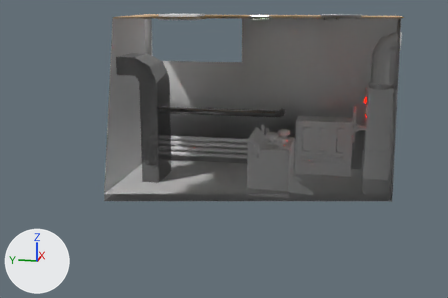
One commit to the FBX model Assets/Models/Room Handle/HandleRoom.fbx: the scene before it, then after it.
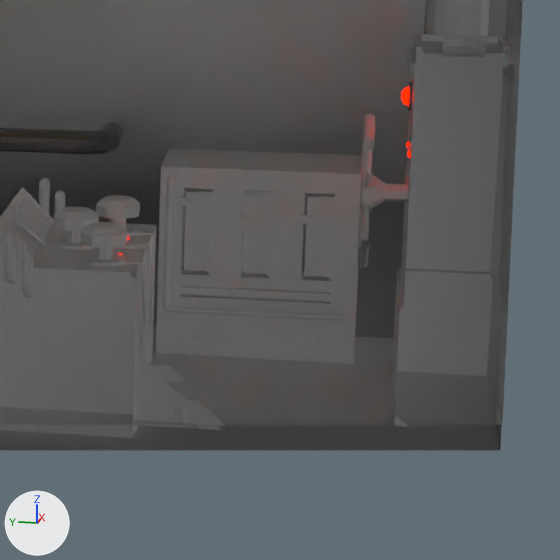
Each version is shown whole from a camera (50 mm lens) standing at (-11.88, -1.96, 4.1) and looking at (-0.29, 0.36, 1.2), then close up on the part from 56% to 91% of the width and 25% to 78% of the height. Arrows for +X, +Y and +Z are at lower left; the lights stay in place. Everything nearer to the camera than a plane just in front of the edit is cut away. Where no turn or scale is listed for an object, it has been applied to the vertices. Vertices at the same position are counted once.

The first close-up shows 'ButtonMachine.001', 'Cube', 'Cube.003', 'Cube.004', 'Cylinder', 'Cylinder.001', 'HandlerMachine', 'Kotwica', 'KotwicaMachine', 'button1', 'button1.001', 'button1.002'.
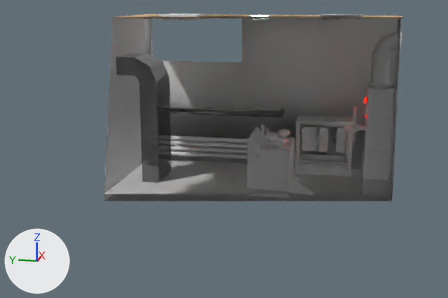
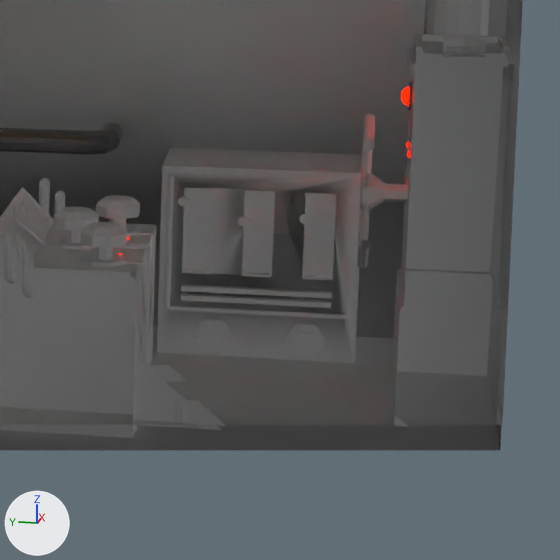
Where the newer file only moved an object's origin or applied its transform, the numbers keep the older frame.

Boxes [x1, y1, x2, y2] around the edits, measured in the close-ups (560 x 560 px; the box of a moved part takes in the faces that stretch with it):
'Cube.003', reshaped, moved, turned: before [156, 148, 362, 363]; after [157, 148, 362, 363]
part 1 of me_cube_005, moved or reshaped: before [179, 294, 330, 309]; after [181, 293, 331, 308]
part 2 of me_cube_005, moved or reshaped: before [180, 285, 331, 300]; after [181, 284, 332, 299]
part 3 of me_cube_005, moved or reshaped: before [163, 176, 349, 321]; after [164, 175, 350, 320]
part 4 of me_cube_005, rebuilt: before [156, 148, 362, 363]; after [157, 148, 362, 363]

The change, as a diff of the scene's bpy script:
```diff
--- a/Assets/Models/Room Handle/HandleRoom.fbx.py
+++ b/Assets/Models/Room Handle/HandleRoom.fbx.py
@@ me_cube_005 @@
 # used by ob_cube_003; location = (2.652, -1.471, 0.0); rotation_euler = (1.571, 0.0, -1.571), in degrees (90, 0, -90); scale = (0.01, 0.01, 0.01)
-me_cube_005.from_pydata(...)  # 510 vertices, 392 faces; spans x -65.0..67.5, y 0.0..130.0, z -32.5..38.4
+me_cube_005.from_pydata(...)  # 466 vertices, 378 faces; spans x -38.6..32.8, y 0.0..130.0, z -65.2..67.6
+# me_cube_005 part 1: the loose piece of 8 vertices spanning x -49.8..48.1, y 40.8..44.2, z 24.3..38.4 is turned -90.3 degrees about the y axis through the mesh origin
+# me_cube_005 part 2: the loose piece of 8 vertices spanning x -49.8..48.1, y 47.2..50.6, z 24.3..38.4 is turned -90.3 degrees about the y axis through the mesh origin
+# me_cube_005 part 3: the loose piece of 144 vertices spanning x -60.8..60.7, y 32.1..125.1, z 30.7..35.9 is turned -90.3 degrees about the y axis through the mesh origin
+# me_cube_005 part 4: the loose piece of 134 vertices spanning x -65.0..67.5, y 0.0..130.0, z -32.5..35.9 is rebuilt with 90 vertices and now spans x -35.9..32.8, y 0.0..130.0, z -65.2..67.6
@@ ob_cube_003 @@
 ob_cube_003 = bpy.data.objects.new('Cube.003', me_cube_005)
-ob_cube_003.location = (2.652, -1.471, 0.0)
-ob_cube_003.rotation_euler = (1.571, 0.0, -1.571)  # degrees (90, 0, -90)
+ob_cube_003.location = (2.667, -1.479, 0.003)
+ob_cube_003.rotation_euler = (1.571, 0.0, 0.0)  # degrees (90, 0, 0)
 ob_cube_003.scale = (0.01, 0.01, 0.01)
```
